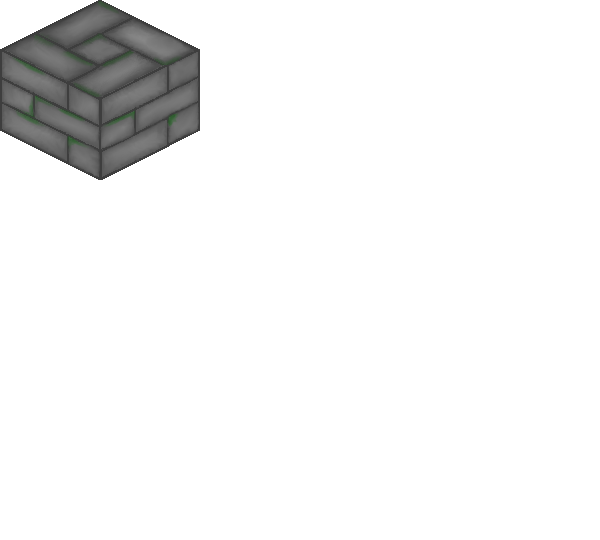
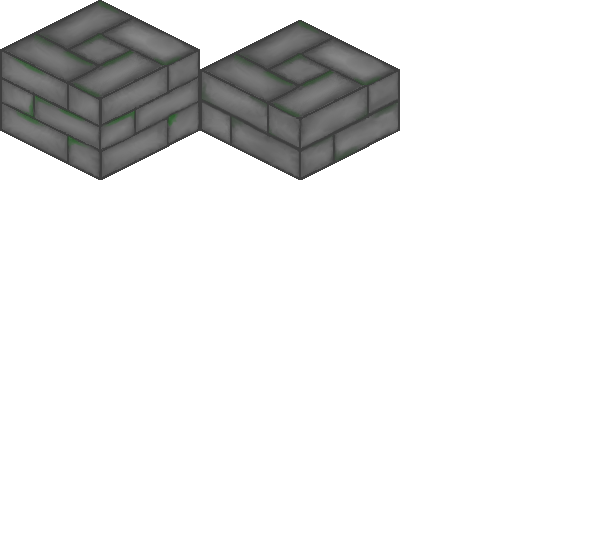
Before/after of a 600×540 layered artwork. What changed in the layer stack:
added layer "Вставленный слой" above "грас" over [200,20,400,180]
